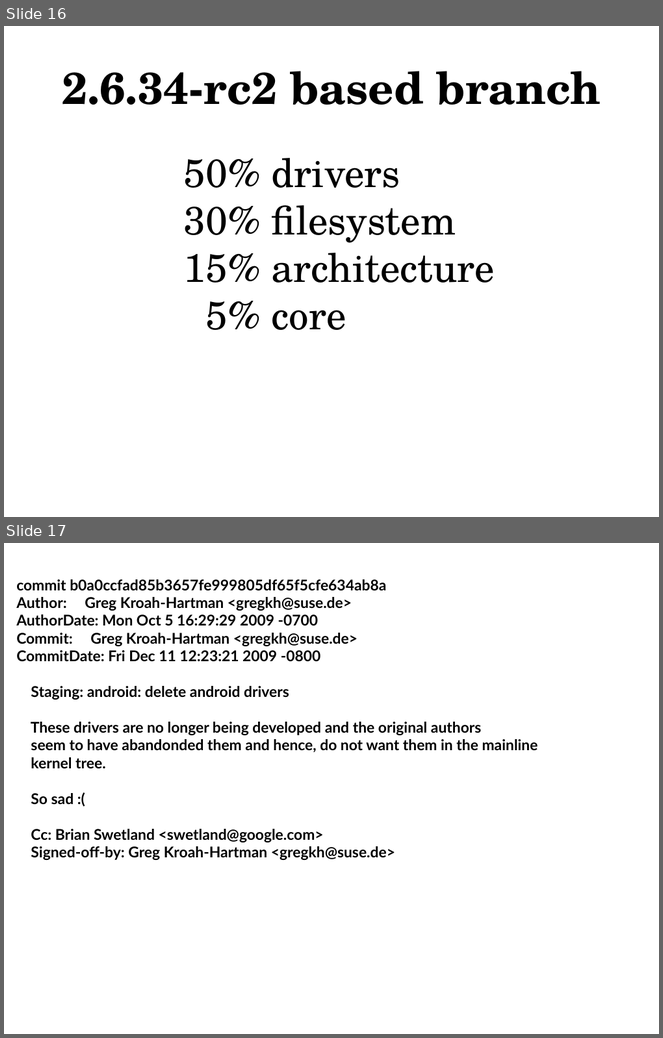
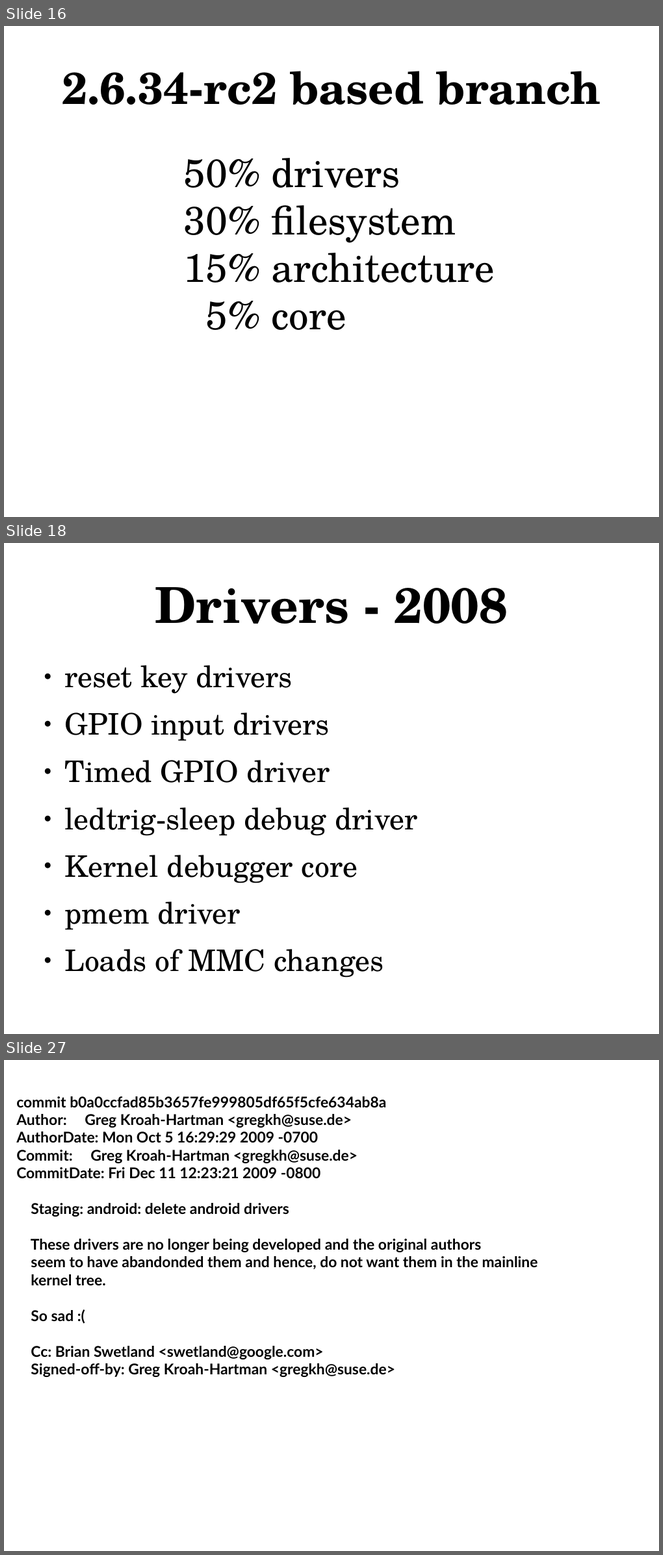
Before and after one commit to gregkh/android-presentation, a slide deck: android-kernel.odp. Shown one above the other, each under a label of ours: slides 16 and 17 before the commit, slides 16, 18 and 27 after it; the slides between them are not shown. The pictures are 663x1038 and 663x1555 pixels, drawn with LibreOffice and Linux fonts; fonts in the diff are those of the drawing. Boxes give left, top, right and bottom in pixels: in the first picture for what was removed or moved away, otherwise in the second. Text is boxed around its words. In the diff, an @@ line names an element or a change of style, - is before the commit and + after.

```diff
--- a/android-kernel.odp
+++ b/android-kernel.odp
@@ slide 18 added at (x1=4, y1=543, x2=659, y2=1034), background #FFFFFF @@
@@ title added at (x1=155, y1=587, x2=508, y2=624), 60 pt, text #000000, bold @@
+Drivers - 2008
@@ text added at (x1=65, y1=665, x2=417, y2=978), 36 pt, text #000000 @@
+● reset key drivers
+● GPIO input drivers
+● Timed GPIO driver
+● ledtrig-sleep debug driver
+● Kernel debugger core
+● pmem driver
+● Loads of MMC changes
@@ what was slide 17 is now slide 27 @@
```
Also in this commit, not shown: 9 other slides added.
